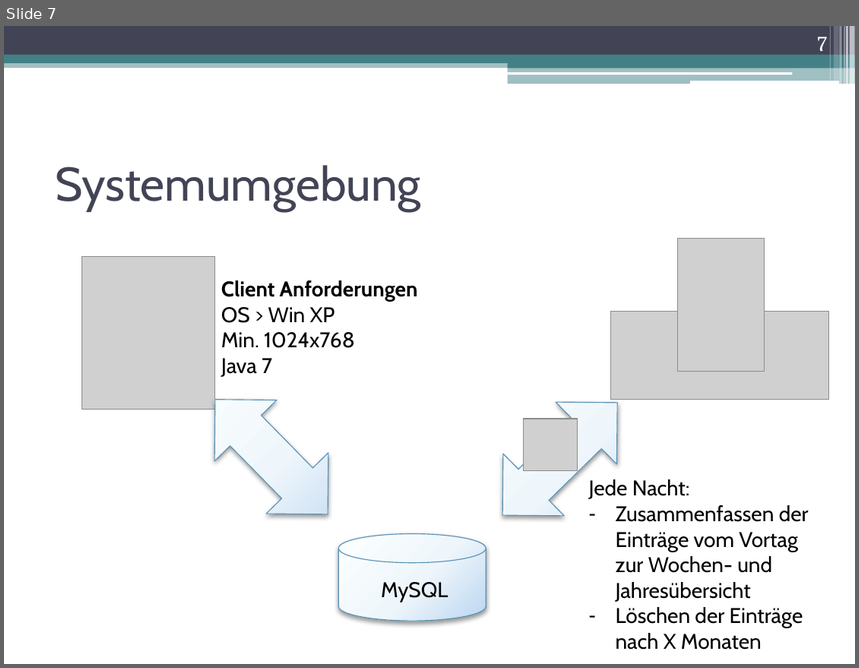
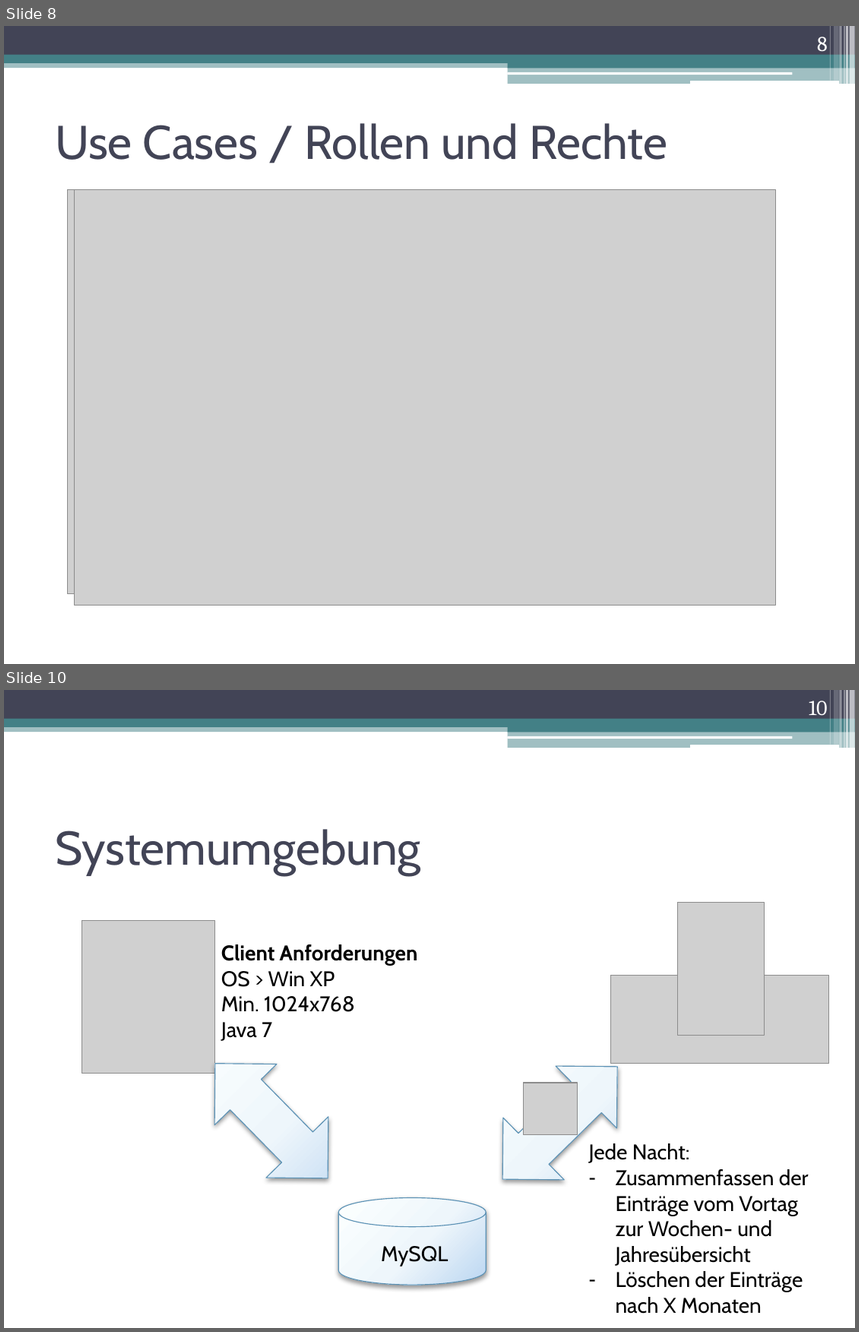
Before and after one commit to DanJoeHa/Fallstudie, a slide deck: Projektmanagement/Abschlusspräsentation.pptx. Shown one above the other, each under a label of ours: slide 7 before the commit, slides 8 and 10 after it; the slides between them are not shown. The pictures are 859x668 and 859x1332 pixels, drawn with LibreOffice and Linux fonts; fonts in the diff are those of the drawing; grey boxes stand for pictures. Boxes give left, top, right and bottom in pixels: in the first picture for what was removed or moved away, otherwise in the second. Text is boxed around its words. In the diff, an @@ line names an element or a change of style, - is before the commit and + after.

```diff
--- a/Projektmanagement/Abschlusspräsentation.pptx
+++ b/Projektmanagement/Abschlusspräsentation.pptx
@@ slide 8 added at <box>4,26,855,664</box>, background #FFFFFF; not listed: 13 template elements that a slide beside it also shows @@
@@ page number added at <box>817,37,828,56</box>, 18 pt, text #FFFFFF @@
+8
@@ title added at <box>55,123,667,160</box>, 40 pt, text #424456 @@
+Use Cases / Rollen und Rechte
@@ picture added at <box>68,190,737,594</box> @@
@@ picture added at <box>75,189,776,606</box> @@
@@ what was slide 7 is now slide 10 @@
@@ page number at <box>809,701,828,720</box>: text changed @@
-7
+10
```
Also in this commit, not shown: 1 slide changed, 2 other slides added.
